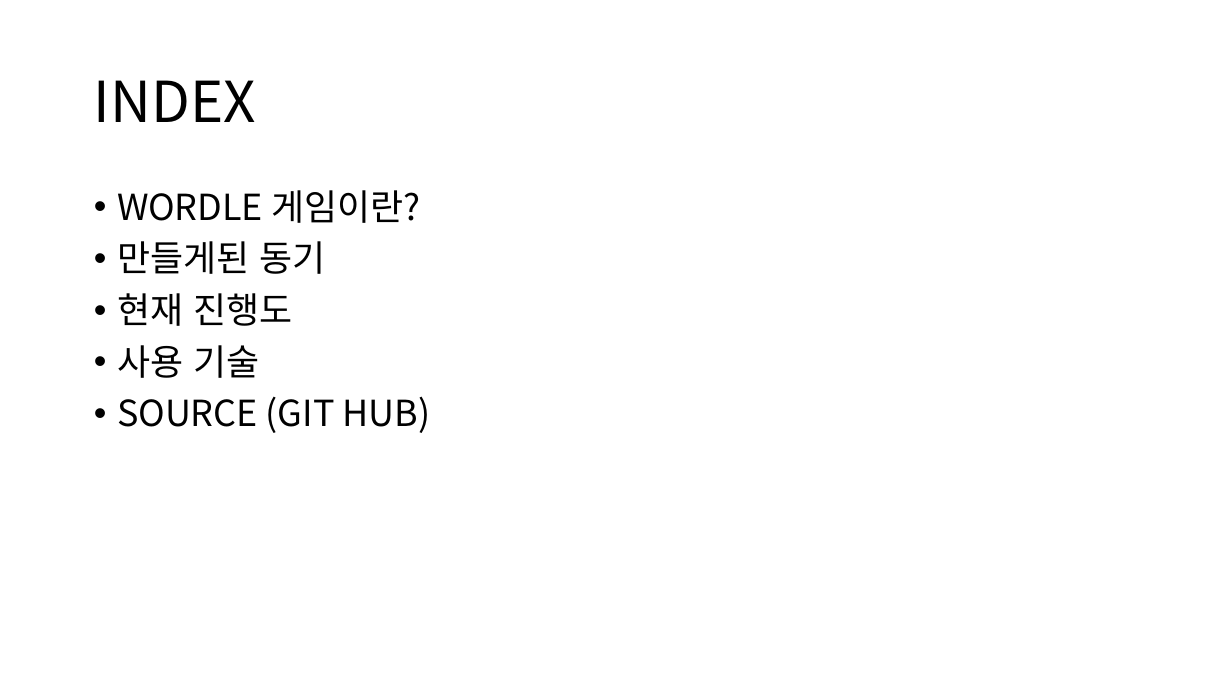
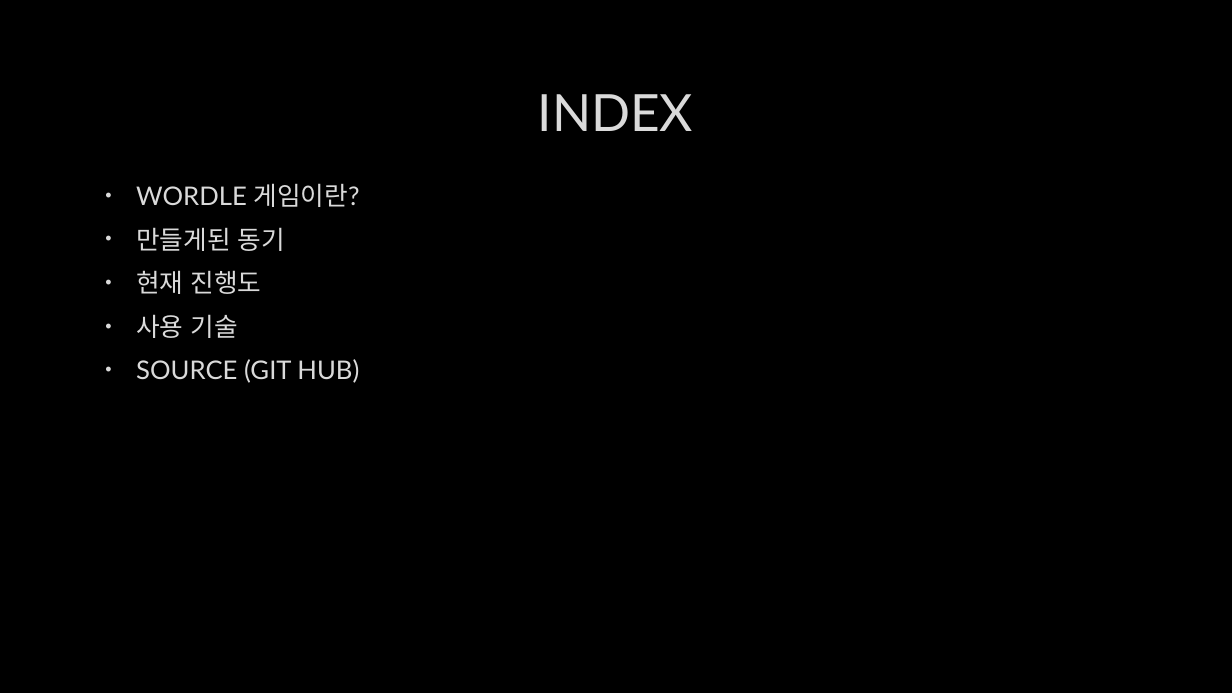
Before and after one commit to lctumaca1/wordle_ai, a slide deck: slide 2 of WORDLE WITH AI.pptx. Drawn at 1232x693 pixels with LibreOffice and Linux fonts; fonts in the diff are those of the drawing; background and template pictures are left out. Boxes give left, top, right and bottom in pixels: in the first picture for what was removed or moved away, otherwise in the second. Text is boxed around its words. In the diff, an @@ line names an element or a change of style, - is before the commit and + after.

```diff
--- a/WORDLE WITH AI.pptx
+++ b/WORDLE WITH AI.pptx
@@ background #FFFFFF to picture (left out) @@
@@ title "INDEX": place and size @@
-title "INDEX" at [94, 80, 256, 122]
+title "INDEX" at [538, 94, 693, 131]
@@ title "INDEX" at [538, 94, 693, 131]: size 44 to 40 pt, font Noto Sans CJK KR to Lato, text colour #000000 to #DADADA, letter outline none to #404040 0.75 pt; alignment left to centre; line spacing 0.9 to 1 @@
@@ text "WORDLE 게임이란?": place and size @@
-text "WORDLE 게임이란?" at [117, 190, 431, 433]
+text "WORDLE 게임이란?" at [136, 183, 360, 383]
@@ text "WORDLE 게임이란?" at [136, 183, 360, 383]: size 28 to 20 pt, font Noto Sans CJK KR to Lato, text colour #000000 to #DADADA, letter outline none to #404040 0.75 pt; indent changed; line spacing 0.9 to 1 @@
```
Also in this commit, not shown: 7 other slides changed.
